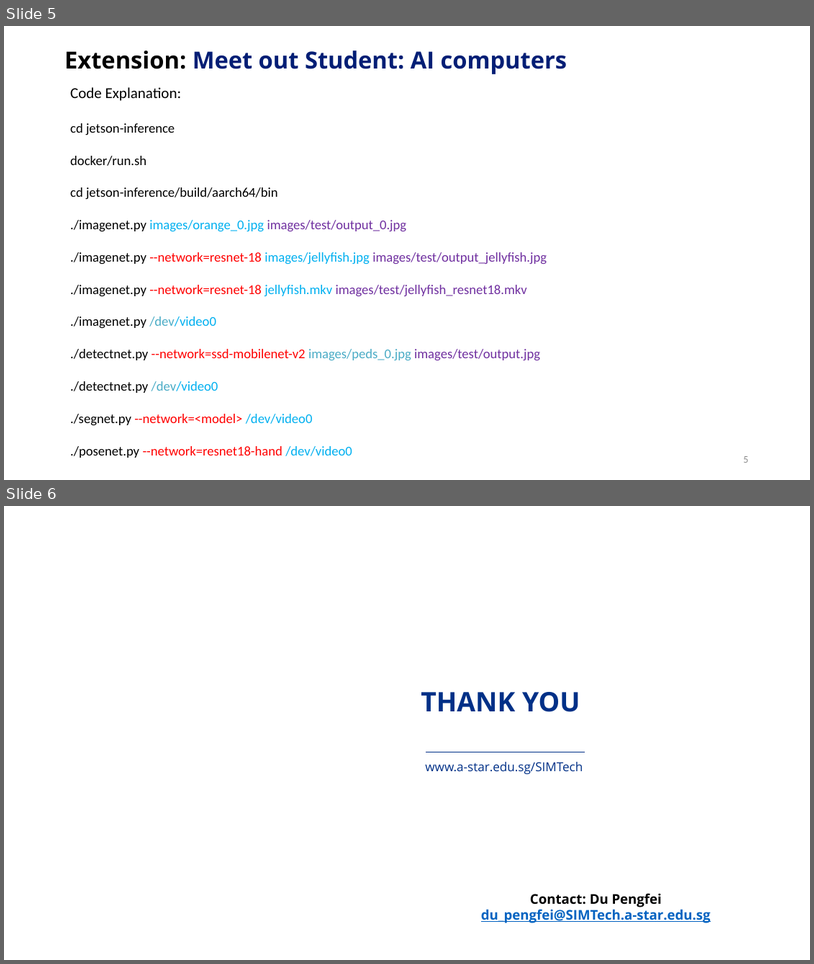
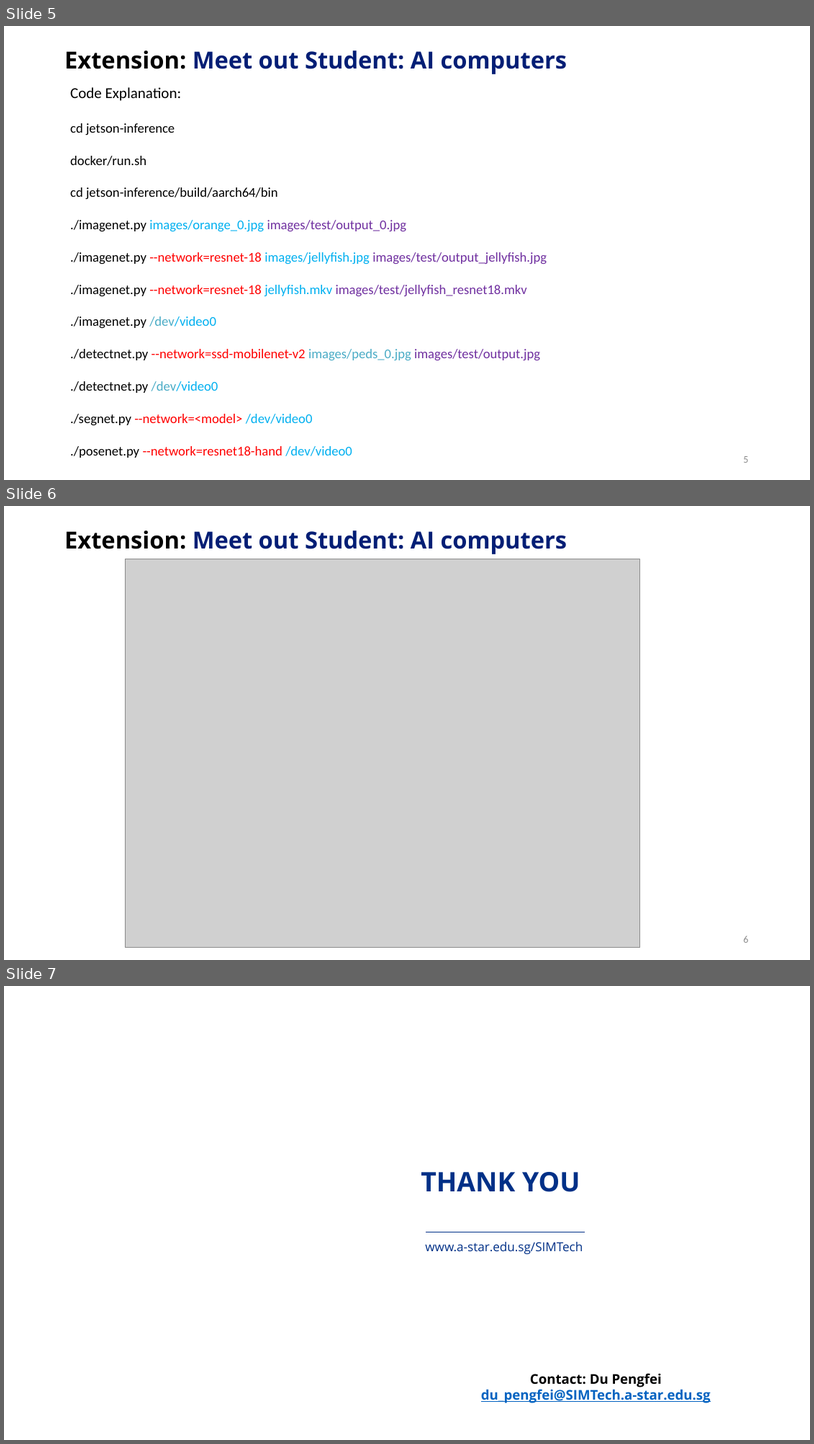
Before and after one commit to Clark1216/Lecture_SiS-GongShang, a slide deck: AI_GongShang_P5-2024-Session III.pptx. Shown one above the other, each under a label of ours: slides 5 and 6 before the commit, slides 5, 6 and 7 after it. The pictures are 814x964 and 814x1444 pixels, drawn with LibreOffice and Linux fonts; fonts in the diff are those of the drawing; grey boxes stand for pictures; background and template pictures are left out. Boxes give left, top, right and bottom in pixels: in the first picture for what was removed or moved away, otherwise in the second. Text is boxed around its words. In the diff, an @@ line names an element or a change of style, - is before the commit and + after.

```diff
--- a/AI_GongShang_P5-2024-Session III.pptx
+++ b/AI_GongShang_P5-2024-Session III.pptx
@@ slide 6 added at <box>4,506,810,960</box>, background #FFFFFF @@
@@ title added at <box>64,530,568,554</box>, 28 pt, text #031E75, bold @@
+Extension: Meet out Student: AI computers
@@ picture added at <box>125,559,640,947</box> @@
@@ page number added at <box>743,936,748,942</box>, 12 pt, text #8C8C8C @@
+6
@@ what was slide 6 is now slide 7 @@
```
Also in this commit, not shown: 11 other files.
